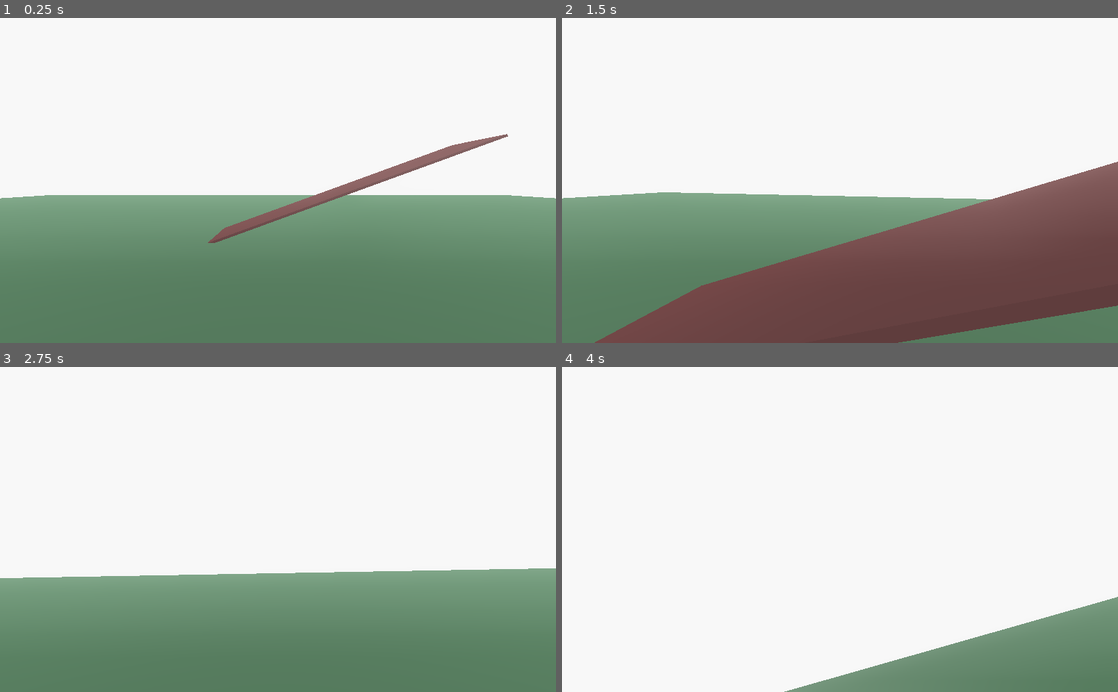
Above: before the commit, frames 1-4 (two rows, left to right).
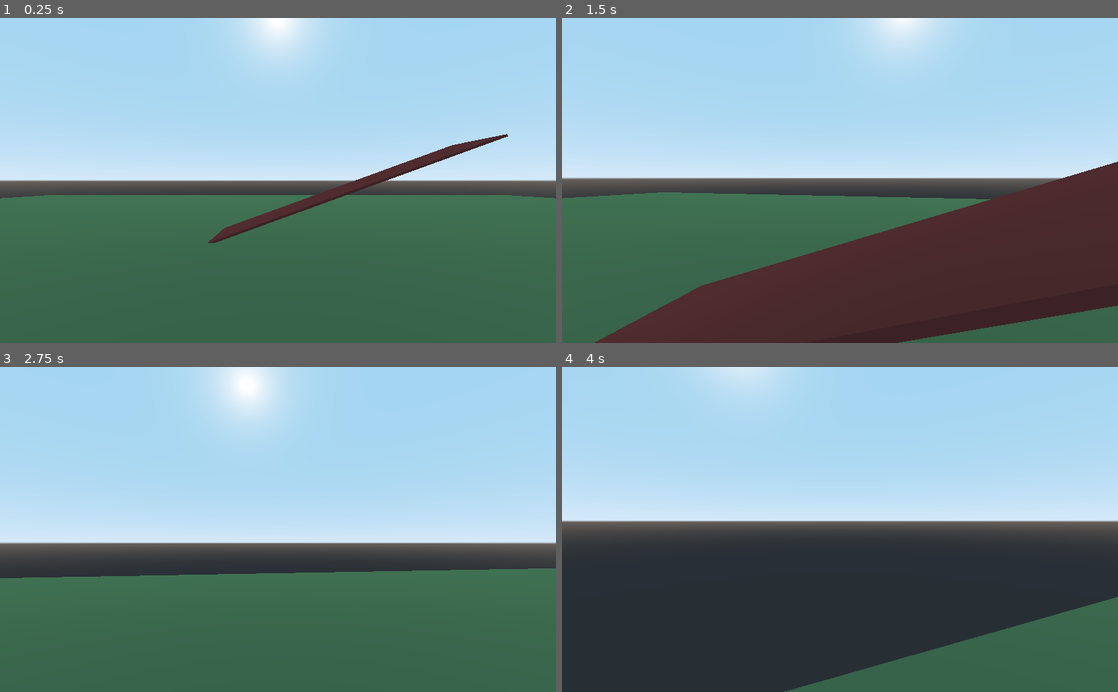
Above: after the commit, the same moments.

Repository: missinglinks/godot_first_person_controller
Game: Godot game, scene res://World.tscn
Two runs of this game, one before a commit and one after it. Both use one fixed random seed, a clock stepped at 60 frames per second and the inputs below.
Inputs (mouse positions are in pixels of both pictures, inside the frame that each line leads up to):
- Up to frame 1 (0.25 s): no input
- Up to frame 2 (1.5 s): tap Enter at 0.5 s; move the mouse to (867, 180) at 0.52 s; hold W (move_forward) from 0.53 s (still down); click (867, 180) at 0.6 s; tap Space (move_jump) at 0.77 s; move the mouse to (812, 180) at 1.27 s; click (812, 180) at 1.35 s
- Up to frame 3 (2.75 s): keep holding W (move_forward); tap Space (move_jump) at 1.52 s; move the mouse to (289, 523) at 2.02 s; click (289, 523) at 2.1 s
- Up to frame 4 (4 s): keep holding W (move_forward); move the mouse to (834, 536) at 2.77 s; click (834, 536) at 2.85 s; tap Space (move_jump) at 3.02, 3.77 s; move the mouse to (878, 532) at 3.52 s; click (878, 532) at 3.6 s

The runs differ from the first frame. In frame 1, 100% of the frame differs, in the area x 0-100%, y 0-100%; in frame 2, 100%; in frame 3, 99%; in frame 4, 100%.

Commit message:
removed worldenvironment

Diff:
--- a/Objects/Box.tscn
+++ b/Objects/Box.tscn
@@ -11,6 +11,8 @@
 
 [sub_resource type="SpatialMaterial" id=3]
 albedo_color = Color( 0.780392, 0.415686, 0.415686, 1 )
+metallic = 0.2
+metallic_specular = 0.61
 
 [node name="Box" type="RigidBody"]
 transform = Transform( 1, 0, 0, 0, 0.999848, -0.0174524, 0, 0.0174524, 0.999848, 1, 1, 1 )
--- a/World.gd
+++ b/World.gd
@@ -4,6 +4,7 @@
 func _ready() -> void:
 	Input.set_mouse_mode(Input.MOUSE_MODE_CAPTURED)
 
+
 func _process(delta: float) -> void:
 	if Input.is_action_just_pressed("ui_cancel"):
 		get_tree().quit()
--- a/World.tscn
+++ b/World.tscn
@@ -21,26 +21,6 @@
 
 [sub_resource type="ConvexPolygonShape" id=6]
 points = PoolVector3Array( 10, 0, 1.5, -10, 0, 1.5, 10, 0, -1.5, -10, 0, -1.5 )
-
-[sub_resource type="Environment" id=7]
-background_mode = 1
-background_color = Color( 0.905882, 0.905882, 0.905882, 1 )
-background_energy = 0.67
-ambient_light_color = Color( 0.533333, 0.533333, 0.533333, 1 )
-ambient_light_energy = 0.14
-fog_enabled = true
-fog_color = Color( 1, 1, 1, 1 )
-fog_sun_color = Color( 0.807843, 0.662745, 0.376471, 1 )
-fog_sun_amount = 0.13
-fog_depth_enabled = false
-fog_depth_begin = 1.0
-fog_depth_curve = 0.615572
-fog_height_max = 2.0
-fog_height_curve = 2.82843
-tonemap_mode = 1
-tonemap_exposure = 1.82
-tonemap_white = 1.82
-glow_enabled = true
 
 [node name="World" type="Spatial"]
 script = ExtResource( 1 )
@@ -82,6 +62,3 @@
 [node name="Box2" parent="." instance=ExtResource( 3 )]
 transform = Transform( 1, 0, 0, 0, 1, 0, 0, 0, 1, 0.298863, 2.31125, 6.91045 )
 collision_mask = 14
-
-[node name="WorldEnvironment" type="WorldEnvironment" parent="."]
-environment = SubResource( 7 )
Not shown: 1 places in World.tscn that only renumber resources
